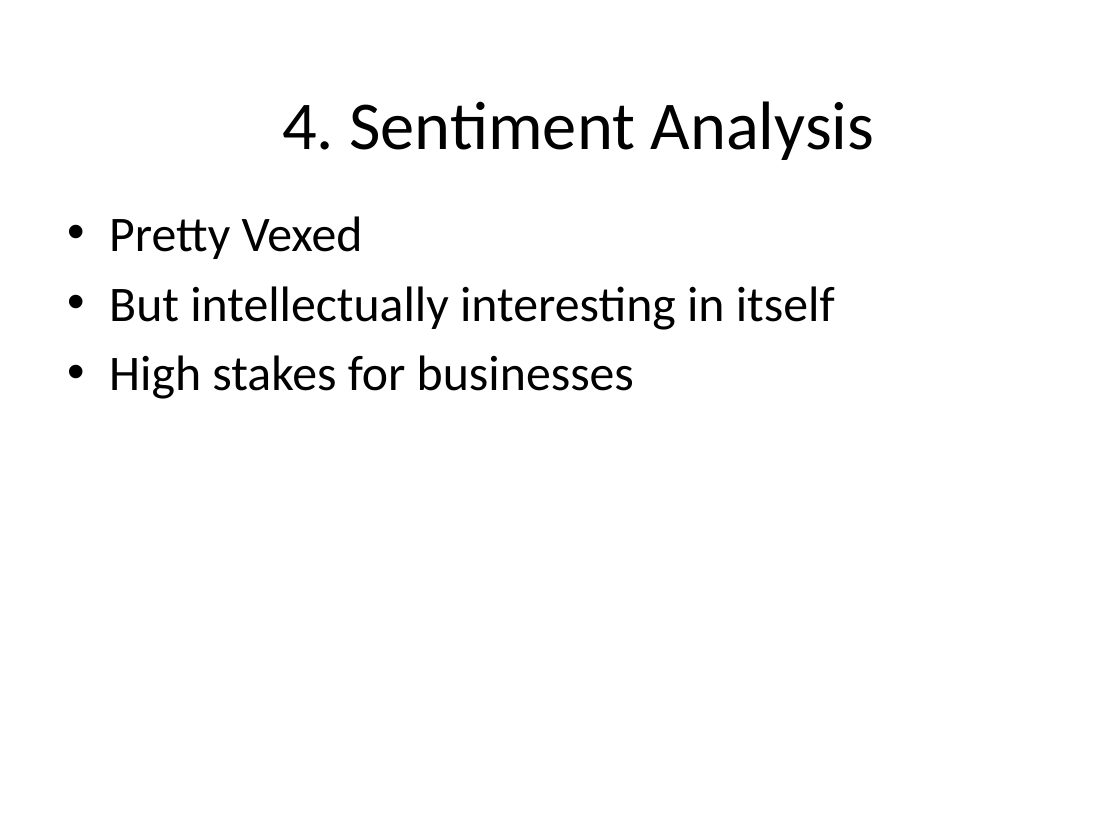
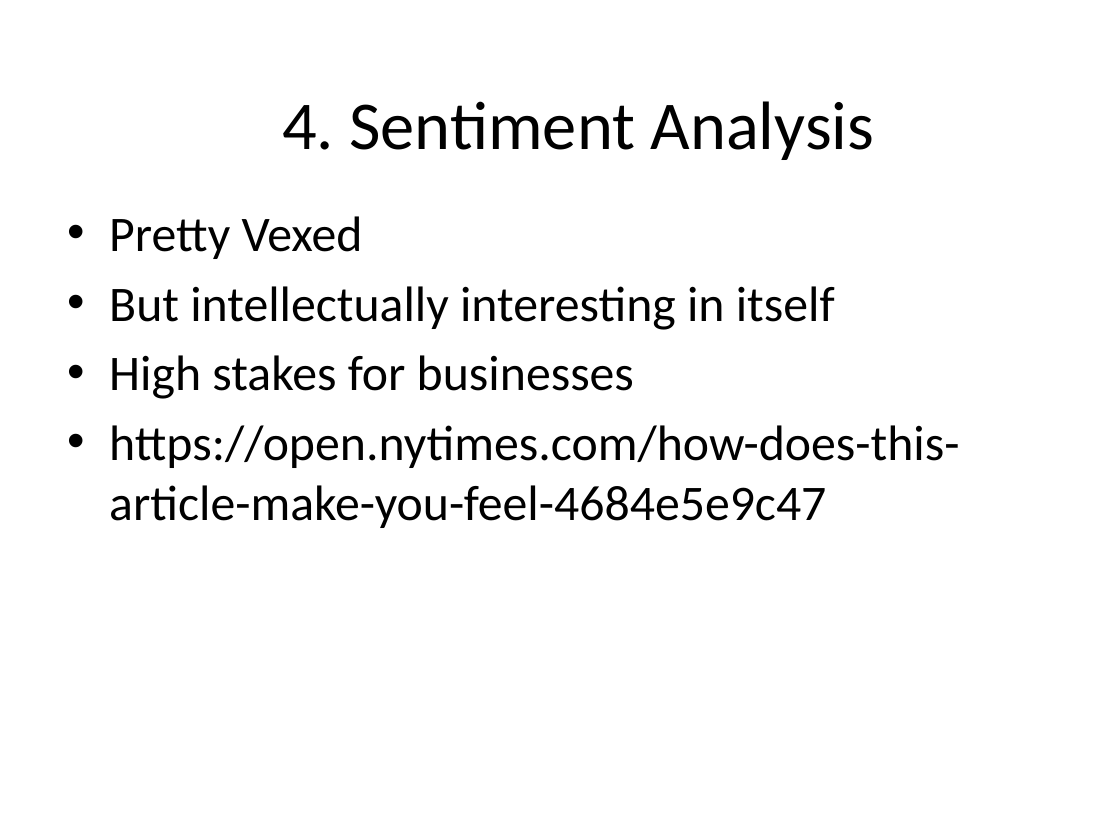
Before and after one commit to mackenziekbrooks/dci102-f19-humanities-data, a slide deck: slide 40 of site/wtr/Ways to Read a Text.pptx. Drawn at 1120x840 pixels with LibreOffice and Linux fonts; fonts in the diff are those of the drawing. Boxes give left, top, right and bottom in pixels: in the first picture for what was removed or moved away, otherwise in the second. Text is boxed around its words. In the diff, an @@ line names an element or a change of style, - is before the commit and + after.

```diff
--- a/site/wtr/Ways to Read a Text.pptx
+++ b/site/wtr/Ways to Read a Text.pptx
@@ text at box(109, 425, 959, 528): paragraph added @@
+• https://open.nytimes.com/how-does-this-article-make-you-feel-4684e5e9c47
```
Also in this commit, not shown: 2 other slides changed, 17 other files.
